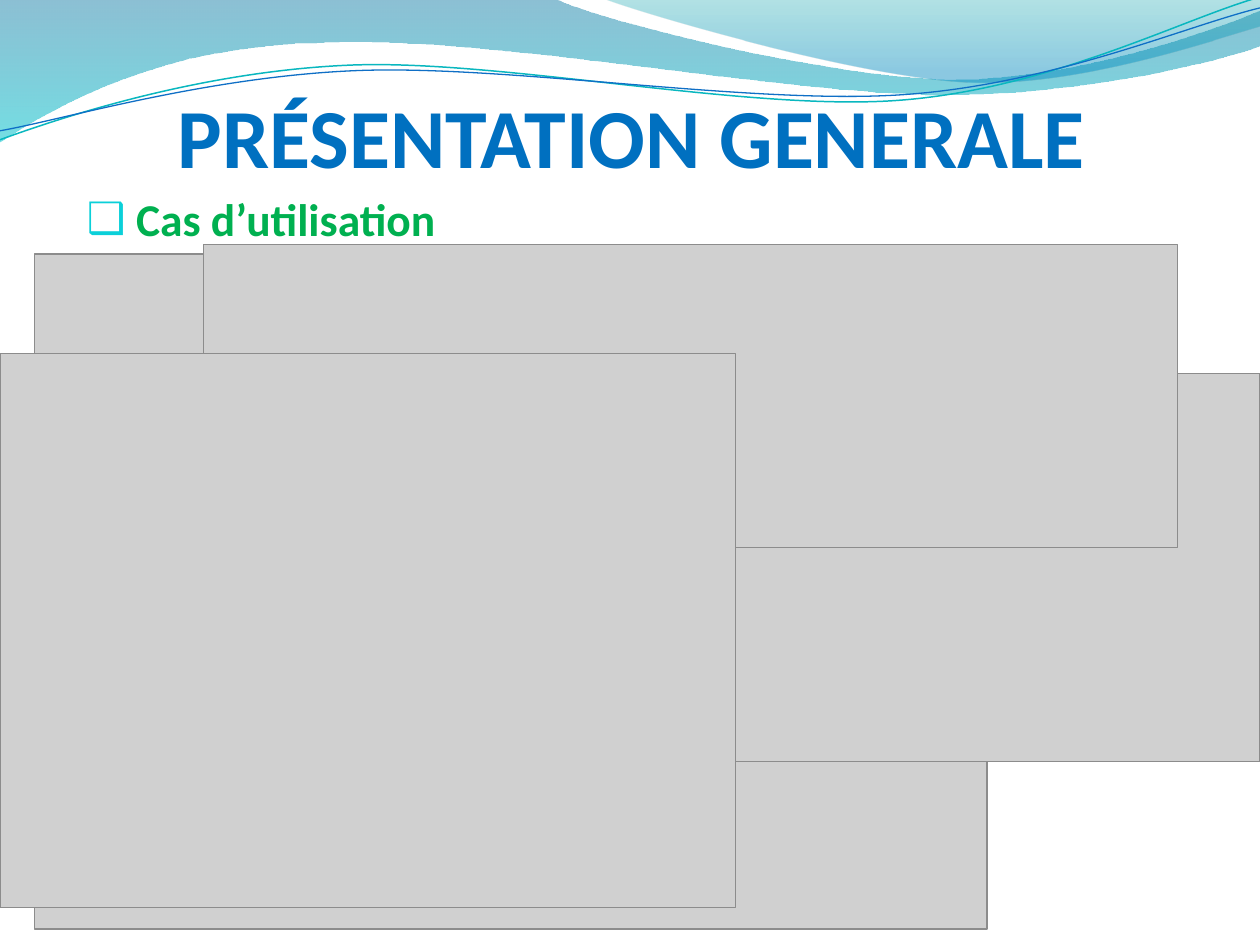
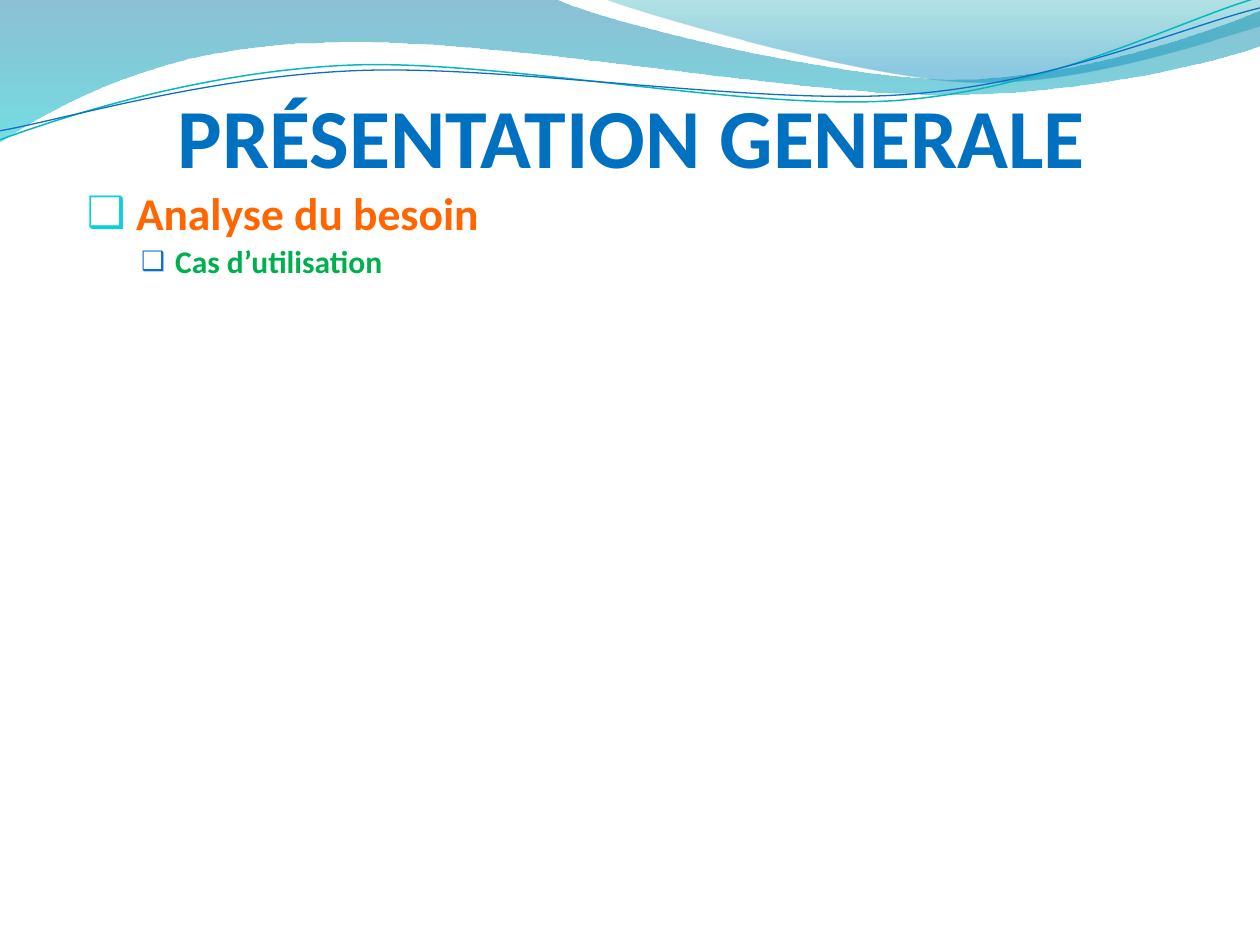
Before and after one commit to hardware/AscenseurPoissons, a slide deck: slide 11 of REVUES/REVUE ANALYSE/RevueAnalysePPT.pptx (slide 9 before the commit). Drawn at 1260x945 pixels with LibreOffice and Linux fonts; fonts in the diff are those of the drawing; grey boxes stand for pictures; background and template pictures are left out. Boxes give left, top, right and bottom in pixels: in the first picture for what was removed or moved away, otherwise in the second. Text is boxed around its words. In the diff, an @@ line names an element or a change of style, - is before the commit and + after.

```diff
--- a/REVUES/REVUE ANALYSE/RevueAnalysePPT.pptx
+++ b/REVUES/REVUE ANALYSE/RevueAnalysePPT.pptx
@@ text at bbox=[136, 198, 478, 237]: paragraph added @@
+❑ Analyse du besoin
@@ picture removed at bbox=[34, 255, 987, 930] @@
@@ text at bbox=[175, 250, 382, 274]: size 26 to 18 pt in "Cas d’utilisation"; list level 1 to 2 in "Cas d’utilisation"; line spacing 1 to 0.9; bullet colour #0BD0D9 to #0F6FC6 @@
@@ picture removed at bbox=[203, 244, 1177, 548] @@
@@ picture removed at bbox=[0, 354, 736, 908] @@
@@ picture removed at bbox=[530, 373, 1260, 761] @@
```
Also in this commit, not shown: 7 other slides changed, 4 slides added.
